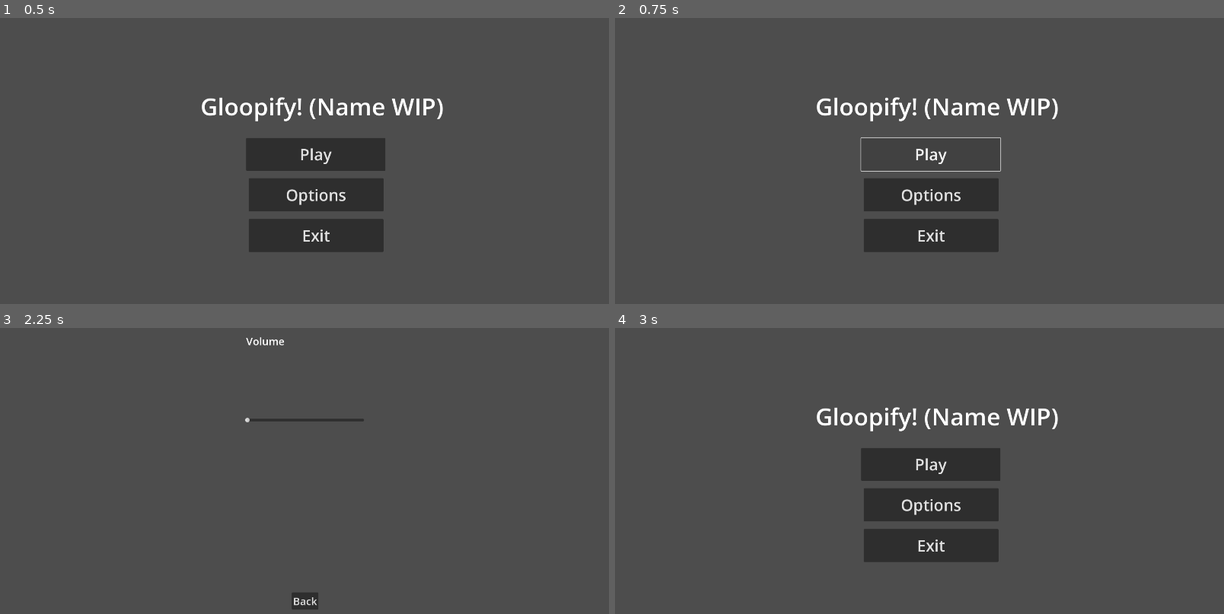
Above: before the commit, frames 1-4 (two rows, left to right).
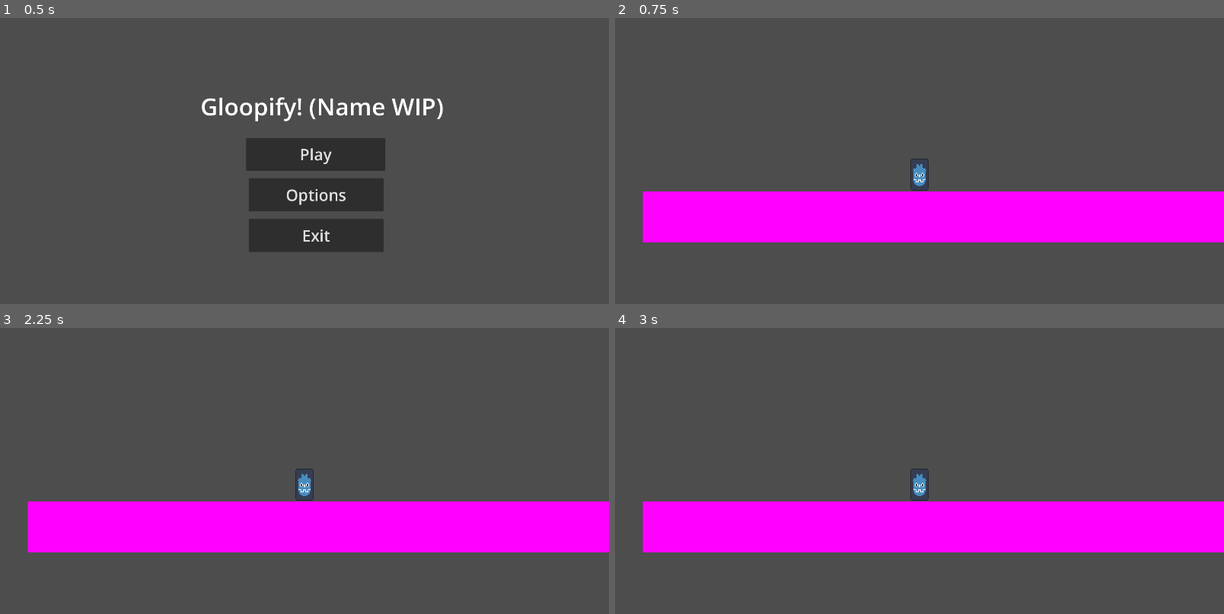
Above: after the commit, the same moments.

Repository: VoidedCrystal/GloopifyGame
Game: Godot game, scene res://UI/Main_Menu.tscn
The game is run twice, just before and just after one commit, with the same random seed, the same clock (stepped at 60 frames per second) and the same inputs. This scene is started directly instead of the project's main scene.
Inputs (mouse positions are in pixels of both pictures, inside the frame that each line leads up to):
- Up to frame 1 (0.5 s): no input
- Up to frame 2 (0.75 s): click "Play" at 0.5 s
- Up to frame 3 (2.25 s): click (316, 465) at 1.25 s, where only the run before the commit has a clickable "Play"; click (316, 505) at 2 s, where only the run before the commit has a clickable "Options"
- Up to frame 4 (3 s): click (919, 599) at 2.75 s, where only the run before the commit has a clickable "Back"

Frame 1 is identical in both runs. In frame 2, 20% of the frame differs, in the area x 4-100%, y 27-82%; in frame 3, 18%; in frame 4, 22%.
Error after the commit: Attempt to call function 'get_line' in base 'null instance' on a null instance. (res://Scripts/LevelEventHandler.gd:8)

Commit message:
Added save data

Diff:
--- /dev/null
+++ b/Gloopify!/Scripts/LevelEventHandler.gd
@@ -0,0 +1,33 @@
+extends Node
+
+var saved_data = {}
+
+func _ready() -> void:
+	var save_file = FileAccess.open("user://savegame.save", FileAccess.READ)
+	var json = JSON.new()
+	var _result = json.parse(save_file.get_line())
+	saved_data = json.get_data()
+	print(saved_data)
+
+func complete_level(level, time, c1, c2, c3, c4, c5):
+	var save_file = FileAccess.open("user://savegame.save", FileAccess.WRITE)
+	var data = saved_data
+	var levelID = "level" + str(level)
+	var record
+	if data:
+		if levelID in data:
+			record = data[levelID]["record"]
+	if record:
+		if record > time:
+			record = time
+	data[levelID] = {
+		"clear": true,
+		"record": record,
+		"c1": c1,
+		"c2": c2,
+		"c3": c3,
+		"c4": c4,
+		"c5": c5
+	}
+	var json_data = JSON.stringify(data)
+	save_file.store_line(json_data)
--- a/Gloopify!/UI/main_menu.gd
+++ b/Gloopify!/UI/main_menu.gd
@@ -9,4 +9,4 @@
 
 
 func _on_play_pressed() -> void:
-	get_tree().change_scene_to_file("res://Levels/Test.tscn")
+	get_tree().change_scene_to_file("res://Levels/TestLevel.tscn")
--- a/Gloopify!/project.godot
+++ b/Gloopify!/project.godot
@@ -14,6 +14,10 @@
 run/main_scene="res://Levels/TestLevel.tscn"
 config/features=PackedStringArray("4.3", "Forward Plus")
 config/icon="res://Assets/TEMP.svg"
+
+[autoload]
+
+LevelEventHandler="*res://Scripts/LevelEventHandler.gd"
 
 [display]
 
